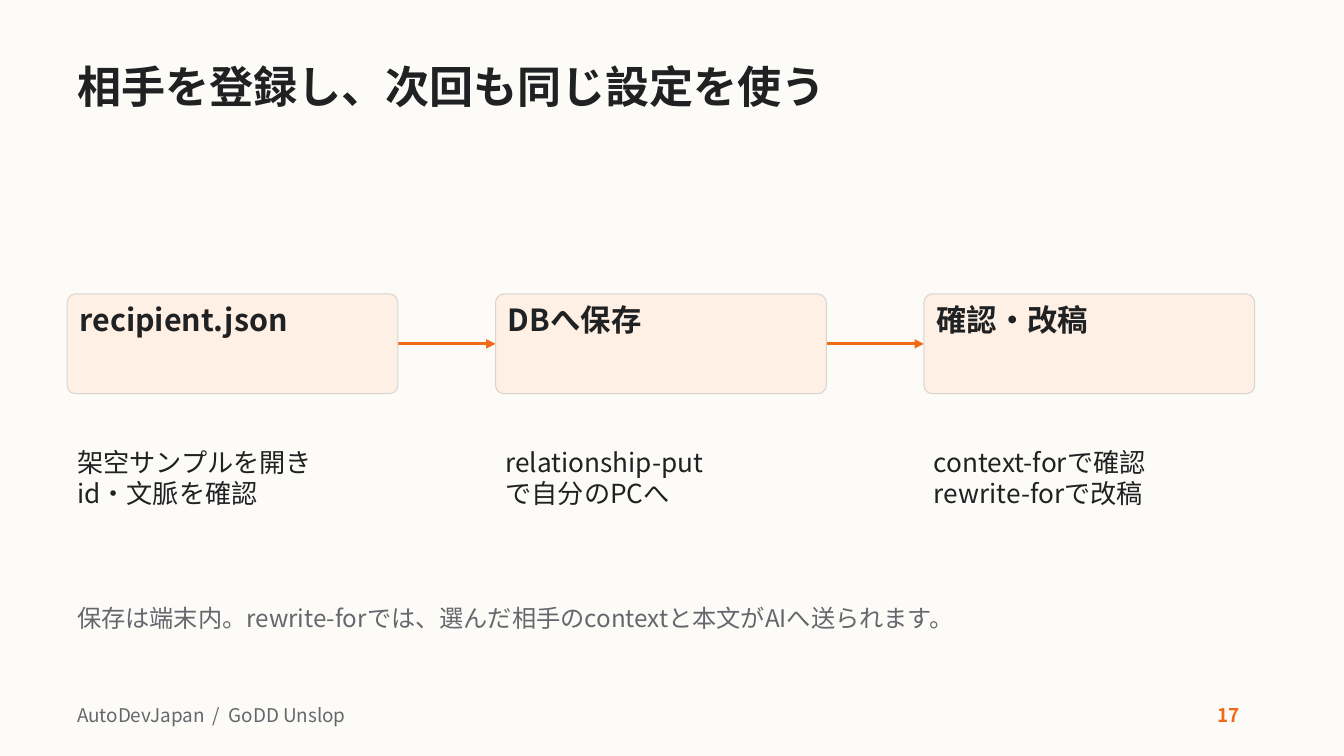
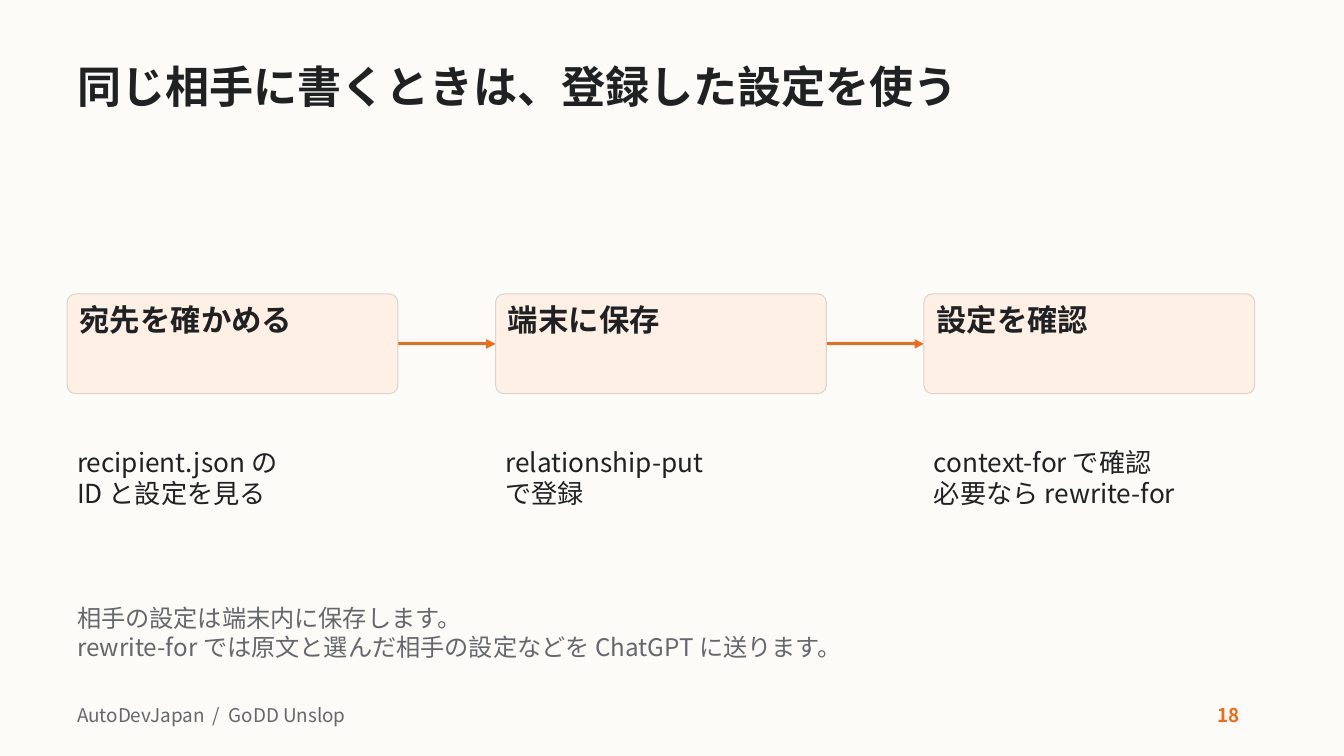
Before and after one commit to AutoDevJapan/GoDD-Unslop, a slide deck: slide 18 of docs/user-guide.pptx (slide 17 before the commit). Drawn at 1344x756 pixels with LibreOffice and Linux fonts; fonts in the diff are those of the drawing. Boxes give left, top, right and bottom in pixels: in the first picture for what was removed or moved away, otherwise in the second. Text is boxed around its words. In the diff, an @@ line names an element or a change of style, - is before the commit and + after.

Commit message:
操作を頼む文と動作を説明する文を書き分け、教材と例文をそろえる

```diff
--- a/docs/user-guide.pptx
+++ b/docs/user-guide.pptx
@@ title at box(77, 65, 957, 107): text changed @@
-相手を登録し、次回も同じ設定を使う
+同じ相手に書くときは、登録した設定を使う
@@ text in rounded rectangle at box(80, 305, 293, 334): text changed @@
-recipient.json
+宛先を確かめる
@@ text in rounded rectangle at box(508, 305, 660, 334): text changed @@
-DBへ保存
+端末に保存
@@ text in rounded rectangle at box(936, 305, 1088, 334): text changed @@
-確認・改稿
+設定を確認
@@ text at box(77, 451, 277, 505): text changed @@
-架空サンプルを開き
-id・文脈を確認
+recipient.json の
+ID と設定を見る
@@ text at box(934, 450, 1176, 505): text changed @@
-context-forで確認
-rewrite-forで改稿
+context-for で確認
+必要なら rewrite-for
@@ text at box(505, 481, 584, 505): text changed @@
-で自分のPCへ
+で登録
@@ text at box(77, 606, 842, 658): text changed @@
-保存は端末内。rewrite-forでは、選んだ相手のcontextと本文がAIへ送られます。
+相手の設定は端末内に保存します。
+rewrite-for では原文と選んだ相手の設定などを ChatGPT に送ります。
@@ text at box(1217, 707, 1239, 723): text changed @@
-17
+18
```
Also in this commit, not shown: 25 other slides changed, 16 other files.
